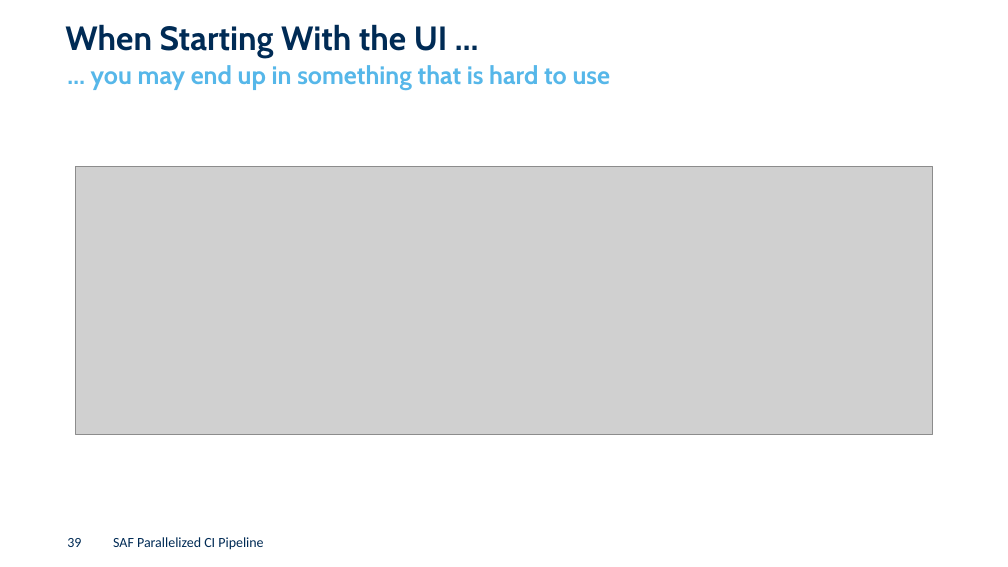
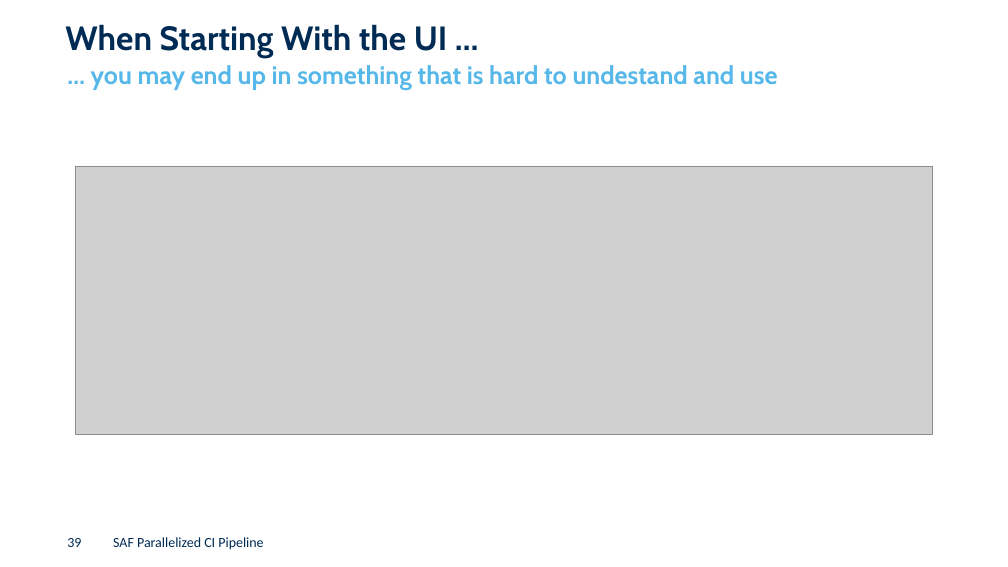
Before and after one commit to joerg-rade/dddsample-isis, a slide deck: slide 39 of NakedObjects.pptx. Drawn at 1008x567 pixels with LibreOffice and Linux fonts; fonts in the diff are those of the drawing; grey boxes stand for pictures; background and template pictures are left out. Boxes give left, top, right and bottom in pixels: in the first picture for what was removed or moved away, otherwise in the second. Text is boxed around its words. In the diff, an @@ line names an element or a change of style, - is before the commit and + after.

```diff
--- a/NakedObjects.pptx
+++ b/NakedObjects.pptx
@@ subtitle at (x1=91, y1=65, x2=778, y2=90): text changed @@
-… you may end up in something that is hard to use
+… you may end up in something that is hard to undestand and use
```
Also in this commit, not shown: 16 other slides changed, 2 slides added, 1 slide removed, 4 other files.
